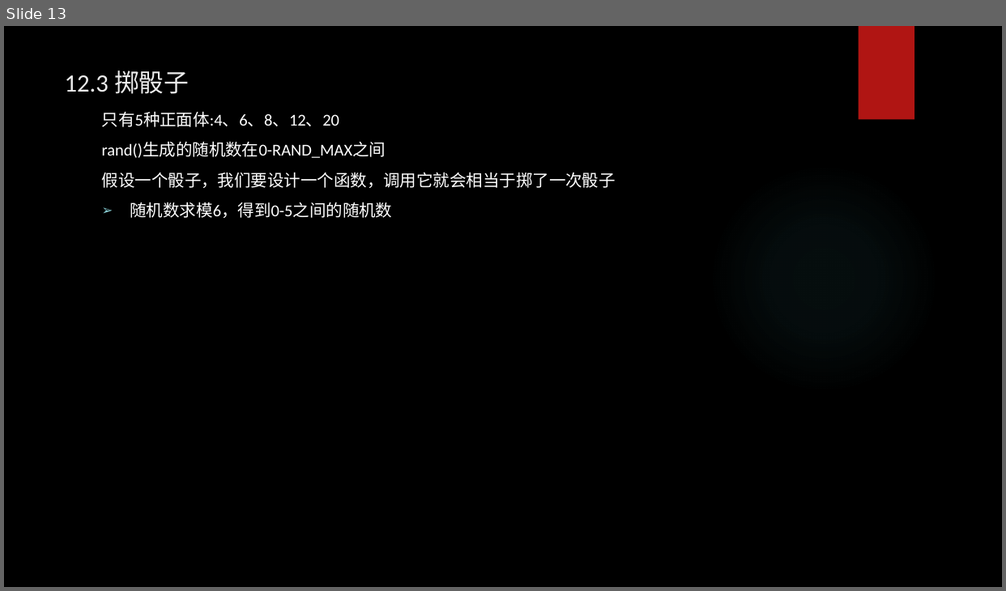
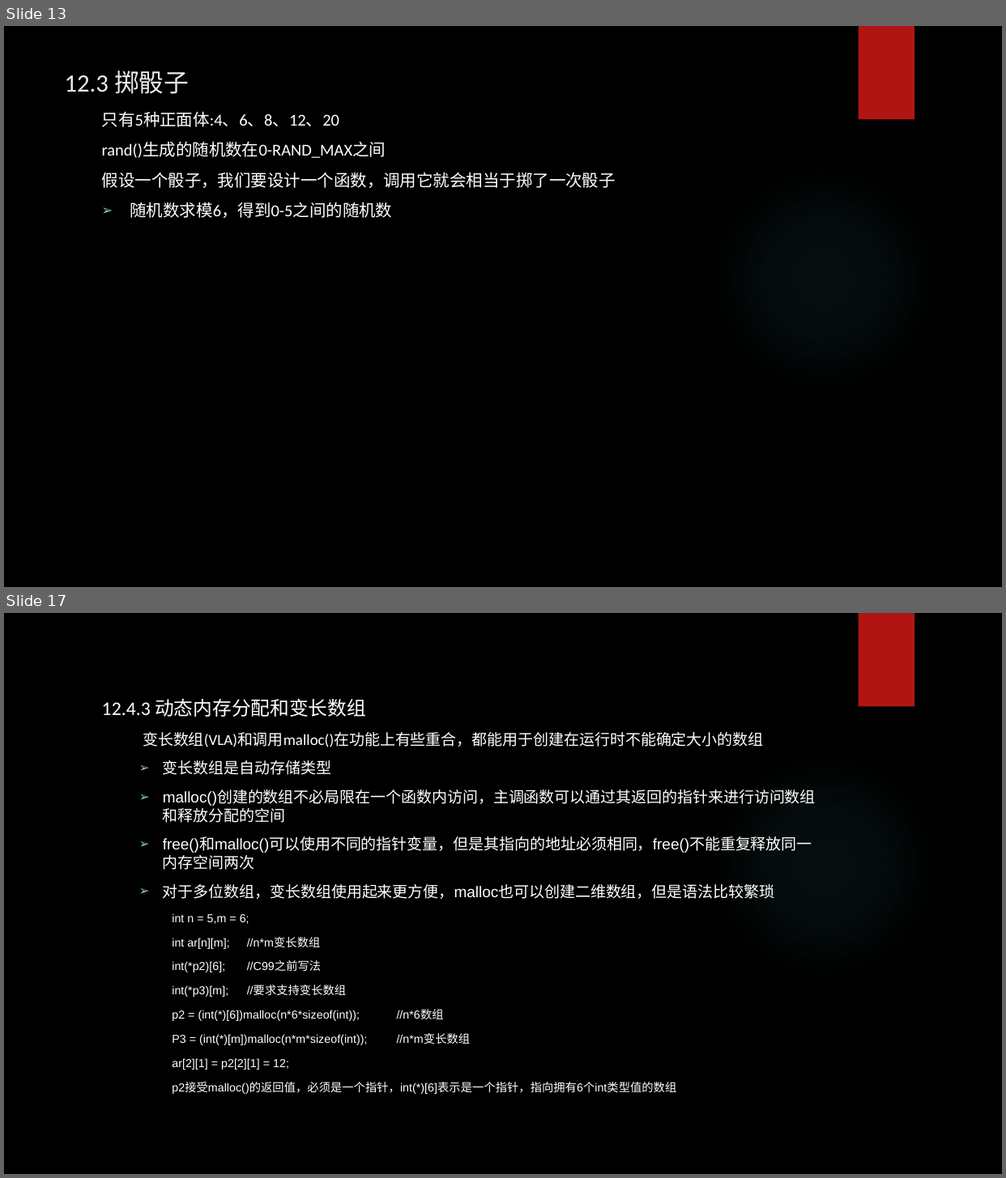
Before and after one commit to tsyin/c_ppt-code, a slide deck: 12存储类别、链接和内存管理.pptx. Shown one above the other, each under a label of ours: slide 13 before the commit, slides 13 and 17 after it; the slides between them are not shown. The pictures are 1006x591 and 1006x1178 pixels, drawn with LibreOffice and Linux fonts; fonts in the diff are those of the drawing; background and template pictures are left out. Boxes give left, top, right and bottom in pixels: in the first picture for what was removed or moved away, otherwise in the second. Text is boxed around its words. In the diff, an @@ line names an element or a change of style, - is before the commit and + after.

Commit message:
sss

```diff
--- a/12存储类别、链接和内存管理.pptx
+++ b/12存储类别、链接和内存管理.pptx
@@ slide 17 added at [4,613,1002,1174], background picture (left out); not listed: 2 template elements that a slide beside it also shows @@
@@ text added at [102,699,816,1094], 11.1 pt, text #FFFFFF @@
+12.4.3 动态内存分配和变长数组
+变长数组(VLA)和调用malloc()在功能上有些重合，都能用于创建在运行时不能确定大小的数组
+  ➢ 变长数组是自动存储类型
+  ➢ malloc()创建的数组不必局限在一个函数内访问，主调函数可以通过其返回的指针来进行访问数组和释放分配的空间
+  ➢ free()和malloc()可以使用不同的指针变量，但是其指向的地址必须相同，free()不能重复释放同一内存空间两次
+  ➢ 对于多位数组，变长数组使用起来更方便，malloc也可以创建二维数组，但是语法比较繁琐
+    int n = 5,m = 6;
+    int ar[n][m]; //n*m变长数组
+    int(*p2)[6]; //C99之前写法
+    int(*p3)[m]; //要求支持变长数组
+    p2 = (int(*)[6])malloc(n*6*sizeof(int)); //n*6数组
+    P3 = (int(*)[m])malloc(n*m*sizeof(int)); //n*m变长数组
+    ar[2][1] = p2[2][1] = 12;
+    p2接受malloc()的返回值，必须是一个指针，int(*)[6]表示是一个指针，指向拥有6个int类型值的数组
```
Also in this commit, not shown: 4 other slides added.
